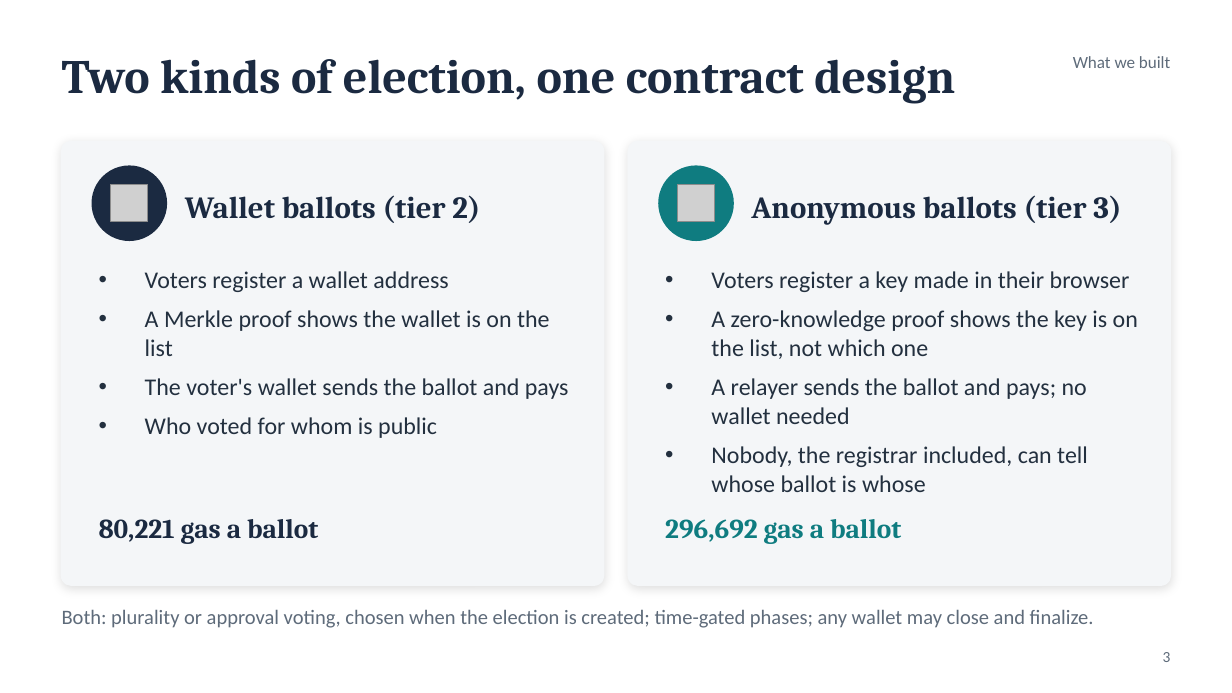
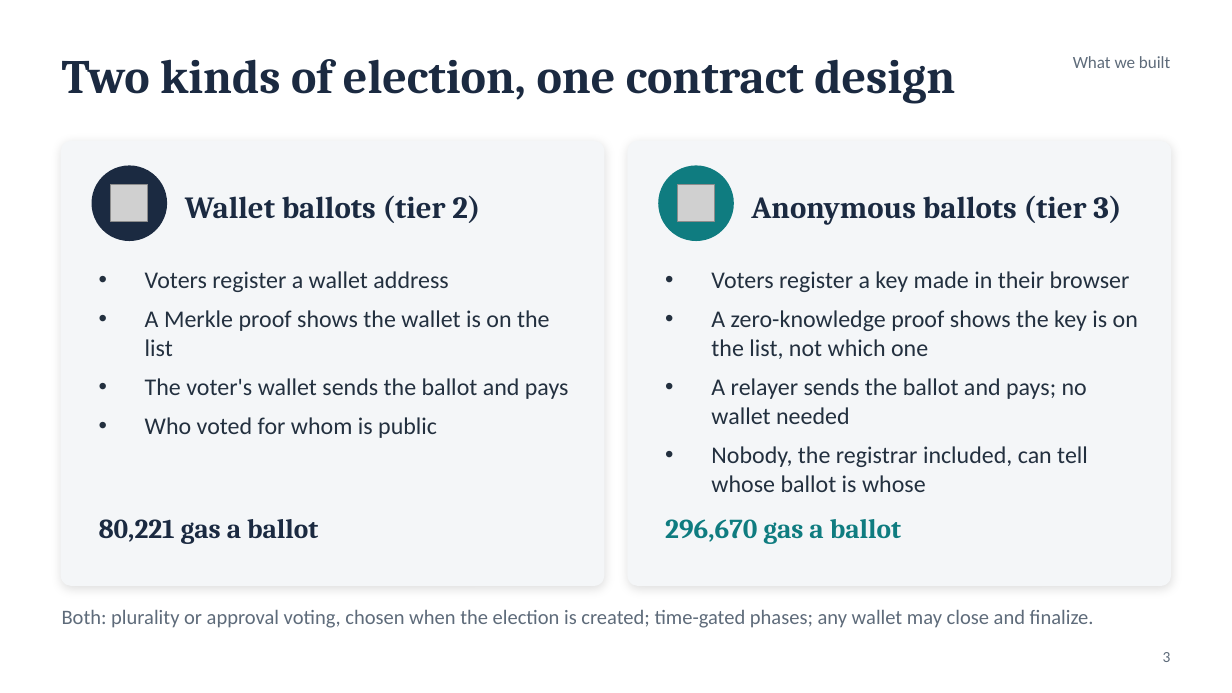
Before and after one commit to Chaitanya-Keyal/decentralized-voting-system, a slide deck: slide 3 of reports/eval2-slides.pptx. Drawn at 1232x693 pixels with LibreOffice and Linux fonts; fonts in the diff are those of the drawing; grey boxes stand for pictures. Boxes give left, top, right and bottom in pixels: in the first picture for what was removed or moved away, otherwise in the second. Text is boxed around its words. In the diff, an @@ line names an element or a change of style, - is before the commit and + after.

```diff
--- a/reports/eval2-slides.pptx
+++ b/reports/eval2-slides.pptx
@@ text at [665, 519, 901, 544]: text changed @@
-296,692 gas a ballot
+296,670 gas a ballot
```
Also in this commit, not shown: 5 other slides changed, 16 other files.
